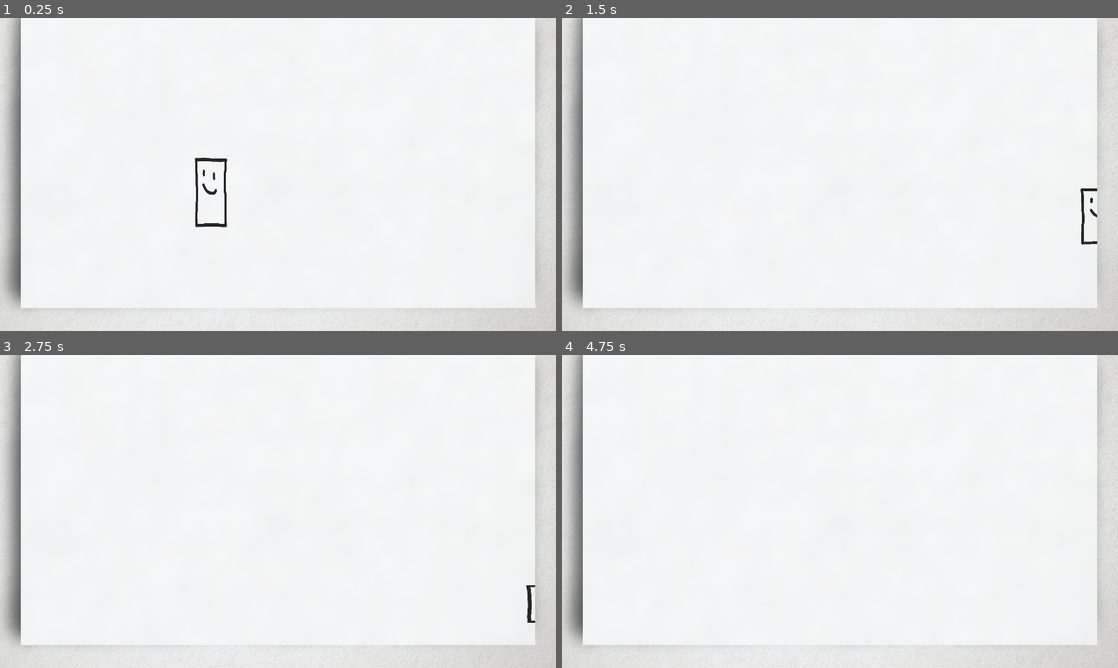
Above: before the commit, frames 1-4 (two rows, left to right).
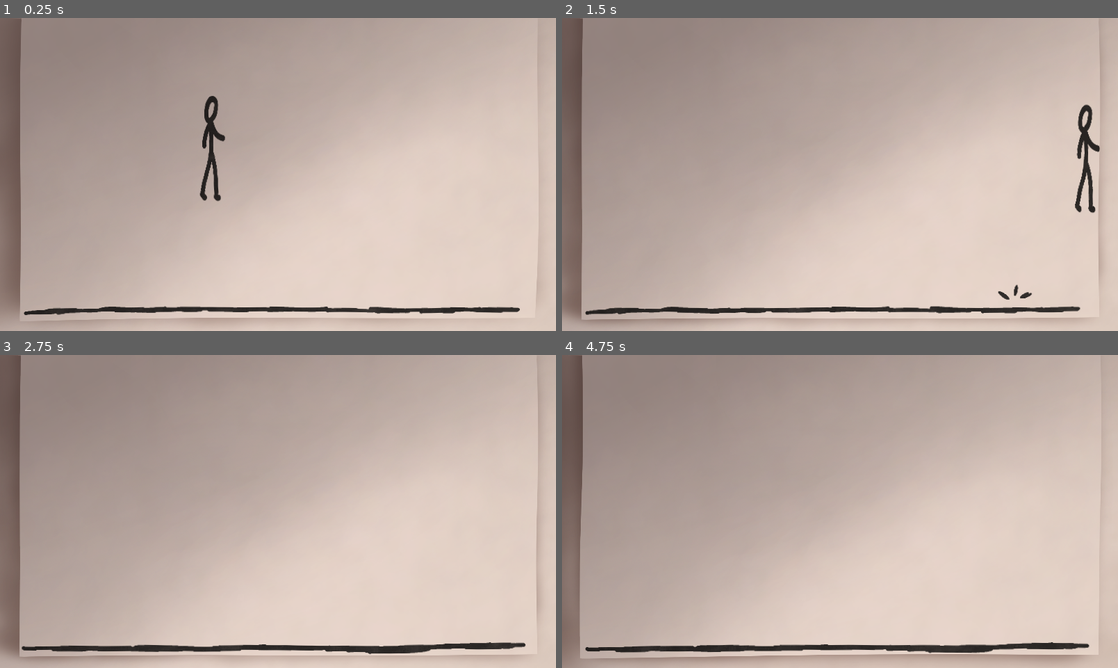
Above: after the commit, the same moments.

Repository: TheMammothManRemastered/unaboidable
Game: Godot game, scene res://world/world.tscn
The game is run twice, just before and just after one commit, with the same random seed, the same clock (stepped at 60 frames per second) and the same inputs. Before the commit the project starts from res://world.tscn.
Inputs:
- Up to frame 1 (0.25 s): no input
- Up to frame 2 (1.5 s): hold C (jump) 0.53-1.28 s; hold Right (move_right) from 0.53 s (still down); tap C (jump) at 1.35 s
- Up to frame 3 (2.75 s): tap C (jump) at 1.52, 1.82 s; release Right (move_right) at 2.03 s; hold Left (move_left) from 2.03 s (still down); hold C (jump) from 2.03 s (still down)
- Up to frame 4 (4.75 s): release Left (move_left) at 2.78 s; release C (jump) at 2.78 s; hold Right (move_right) 2.78-4.28 s; tap C (jump) at 2.85, 3.02, 3.32, 4.35, 4.52 s; hold C (jump) 3.53-4.28 s; hold Left (move_left) from 4.28 s (still down)

The runs differ from the first frame. In frame 1, 98% of the frame differs, in the area x 0-100%, y 0-100%; in frame 2, 98%; in frame 3, 98%; in frame 4, 99%.

Commit message:
Basic art finished

Diff:
--- /dev/null
+++ b/art/lighting_overlay.gd
@@ -0,0 +1,11 @@
+extends TextureRect
+
+@onready var base_position := position
+
+func _process(delta: float) -> void:
+	if Engine.get_frames_drawn() % 4 == 0:
+		random_move()
+
+func random_move() -> void:
+	position = Vector2(randf_range(-1, 1), randf_range(-1, 1)) * 20 + base_position
+	rotation_degrees = randf_range(-1, 1) * 2
--- /dev/null
+++ b/art/marker.gdshader
@@ -0,0 +1,20 @@
+shader_type canvas_item;
+
+uniform float noise_scale;
+uniform sampler2D noise_texture : repeat_enable;
+uniform sampler2D screen_texture : hint_screen_texture;
+uniform sampler2D marker_texture : repeat_enable;
+
+void fragment() {
+	vec2 noise_uv = SCREEN_UV;
+	noise_uv.x += round(TIME * 6.0) * 1.383; // 8 is fps, 1.383 is a random number to sample different points each integer multiple
+	vec2 noise = texture(noise_texture, noise_uv).rg; // sample noise
+	noise = (noise - 0.5) * 2.0; // remap to -1 to +1
+	noise *= noise_scale;
+	vec2 uv = SCREEN_UV + noise;
+
+	float a = texture(screen_texture, uv).a;
+	COLOR.a = a;
+	COLOR.rgb = texture(marker_texture, uv * 4.0).rgb;
+	//COLOR = texture(screen_texture, SCREEN_UV);
+}
--- a/art/wobble.gdshader
+++ /dev/null
@@ -1,17 +0,0 @@
-shader_type canvas_item;
-
-uniform sampler2D screen_texture : hint_screen_texture;
-
-void vertex() {
-	// Called for every vertex the material is visible on.
-}
-
-void fragment() {
-	COLOR = texture(screen_texture, SCREEN_UV);
-	// Called for every pixel the material is visible on.
-}
-
-//void light() {
-	// Called for every pixel for every light affecting the CanvasItem.
-	// Uncomment to replace the default light processing function with this one.
-//}
--- a/bg_rand.gd
+++ /dev/null
@@ -1,6 +0,0 @@
-extends Sprite2D
-
-func _process(delta: float) -> void:
-	position = Vector2(randf_range(-1, 1), randf_range(-1, 1))
-	position += Vector2(550, 300)
-	rotation_degrees = randf_range(-1, 1) * .2
--- a/icon.svg
+++ /dev/null
@@ -1 +0,0 @@
-<svg xmlns="http://www.w3.org/2000/svg" width="128" height="128"><rect width="124" height="124" x="2" y="2" fill="#363d52" stroke="#212532" stroke-width="4" rx="14"/><g fill="#fff" transform="translate(12.322 12.322)scale(.101)"><path d="M105 673v33q407 354 814 0v-33z"/><path fill="#478cbf" d="m105 673 152 14q12 1 15 14l4 67 132 10 8-61q2-11 15-15h162q13 4 15 15l8 61 132-10 4-67q3-13 15-14l152-14V427q30-39 56-81-35-59-83-108-43 20-82 47-40-37-88-64 7-51 8-102-59-28-123-42-26 43-46 89-49-7-98 0-20-46-46-89-64 14-123 42 1 51 8 102-48 27-88 64-39-27-82-47-48 49-83 108 26 42 56 81zm0 33v39c0 276 813 276 814 0v-39l-134 12-5 69q-2 10-14 13l-162 11q-12 0-16-11l-10-65H446l-10 65q-4 11-16 11l-162-11q-12-3-14-13l-5-69z"/><path d="M483 600c0 34 58 34 58 0v-86c0-34-58-34-58 0z"/><circle cx="725" cy="526" r="90"/><circle cx="299" cy="526" r="90"/></g><g fill="#414042" transform="translate(12.322 12.322)scale(.101)"><circle cx="307" cy="532" r="60"/><circle cx="717" cy="532" r="60"/></g></svg>
--- a/low_fps.gd
+++ /dev/null
@@ -1,20 +0,0 @@
-extends Node
-
-@export var fps := 12.0
-
-func _ready() -> void:
-	Input.flush_buffered_events()
-
-	var timer = Timer.new()
-	timer.process_mode = Node.PROCESS_MODE_ALWAYS
-	timer.wait_time = 1.0 / fps
-	timer.timeout.connect(run_frame)
-	add_child(timer)
-	timer.start()
-
-	self.process_mode = Node.PROCESS_MODE_DISABLED
-
-func run_frame() -> void:
-	process_mode = PROCESS_MODE_INHERIT
-	await get_tree().process_frame
-	process_mode = PROCESS_MODE_DISABLED
--- a/player/player.gd
+++ b/player/player.gd
@@ -1,51 +1,79 @@
 extends CharacterBody2D
 
-const ACCEL := 7000.0
+##- Constants -##
+const ACCEL := 4000.0
 const MAX_WALK := 750.0
 const GROUND_DECEL := 6000.0
 const AIR_DECEL := 4000.0
+
 const GRAVITY_FAST   := 4080.0
 const GRAVITY_NORMAL := 2800.0
-const GRAVITY_SLOW   := 1600.0
-const JUMP_VELOCITY := -900.0
+
+const JUMP_MIN := 200.0
+const JUMP_MAX := 1300.0
+const JUMP_MAX_CHARGE_TIME := 0.3
+
 const SQUASH_FACTOR := 3000
 
+##- Instance Variables -##
+var jump_charge_time := 0.0
+var squish = 1.0
+var delayed_squish = squish
+var facing_direction := +1 ## -1 if facing left, +1 if facing right
+
+##- Nodes -##
 @onready var visuals: Node2D = $Visuals
+@onready var jump_particles: CPUParticles2D = $Node/CanvasGroup/JumpParticles
 
 func _physics_process(delta: float) -> void:
 	# Add the gravity.
 	if not is_on_floor():
-		var gravity
-		if Input.is_action_pressed("jump"):
-			gravity = GRAVITY_SLOW
-		elif Input.is_action_pressed("move_down"):
-			gravity = GRAVITY_FAST
-		else: gravity = GRAVITY_NORMAL
-
+		var gravity = GRAVITY_FAST if Input.is_action_pressed("move_down") else GRAVITY_NORMAL
 		velocity.y += gravity * delta
 
 	# Handle jump.
-	if Input.is_action_just_pressed("jump") and is_on_floor():
-		jump()
+	# 	- jump release
+	if Input.is_action_just_released("jump") and is_on_floor():
+		var jump_progress = min(jump_charge_time / JUMP_MAX_CHARGE_TIME, 1.0)
+		var jump_force = lerp(JUMP_MIN, JUMP_MAX, jump_progress)
+		velocity.y = -jump_force
+		jump_particles.global_position = self.global_position
+		jump_particles.restart()
+
+	# 	- jump charge
+	if Input.is_action_pressed("jump") and is_on_floor():
+		jump_charge_time += delta
+		var jump_progress = min(jump_charge_time / JUMP_MAX_CHARGE_TIME, 1.0)
+		squish = lerp(1.0, 0.7, jump_progress)
+	else:
+		jump_charge_time = 0.0
+		if is_on_floor(): squish = 1.0
 
 	# Get the input direction and handle the movement/deceleration.
 	var direction := Input.get_axis("move_left", "move_right")
 	if direction != 0:
-		if is_on_floor() and sign(velocity.x) != sign(direction): velocity.x *= -1
+		# instant reverse
+		if is_on_floor() and not Input.is_action_pressed("jump"):
+			if sign(velocity.x) != sign(direction): velocity.x *= -1
+
 		velocity.x = move_toward(velocity.x, direction * MAX_WALK, ACCEL * delta)
 	else:
 		var decel = GROUND_DECEL if is_on_floor() else AIR_DECEL
 		velocity.x = move_toward(velocity.x, 0, decel * delta)
 
+	# facing direction
+	if is_on_floor():
+		if velocity.x < 0: facing_direction = -1
+		elif velocity.x > 0: facing_direction = +1
+
 	# squash and stretch
-	if abs(velocity.y) > abs(velocity.x):
-		visuals.scale.y = 1 + abs(velocity.y - velocity.x) / SQUASH_FACTOR
-		visuals.scale.x = 1.0 / visuals.scale.y
-	else:
-		visuals.scale.x = 1 + abs(velocity.x - velocity.y) / SQUASH_FACTOR
-		visuals.scale.y = 1.0 / visuals.scale.x
+	if not is_on_floor():
+		squish = 1 + abs(velocity.y) / 3000
+
+	delayed_squish = move_toward(delayed_squish, squish, 5.0 * delta)
+
+	visuals.scale.y = delayed_squish
+	visuals.scale.x = 1 / delayed_squish
+	visuals.scale.x *= facing_direction
 
 	move_and_slide()
-
-func jump() -> void:
-	velocity.y = JUMP_VELOCITY
--- a/player/player.tscn
+++ b/player/player.tscn
@@ -1,26 +1,82 @@
-[gd_scene load_steps=6 format=3 uid="uid://bd52wxgkn7xto"]
+[gd_scene load_steps=13 format=3 uid="uid://bd52wxgkn7xto"]
 
 [ext_resource type="Script" path="res://player/player.gd" id="1_qpvai"]
-[ext_resource type="Texture2D" uid="uid://cjfyjg6kacc85" path="res://player/player_test.png" id="2_5twh4"]
-[ext_resource type="Shader" path="res://art/wobble.gdshader" id="2_k7hww"]
+[ext_resource type="Shader" path="res://art/marker.gdshader" id="2_k7hww"]
+[ext_resource type="Texture2D" uid="uid://bagnkt67v3352" path="res://art/marker_texture_black.png" id="3_8mfqh"]
+[ext_resource type="Texture2D" uid="uid://dkh2girwy5yux" path="res://player/sprites/player_full_reference.png" id="4_fhymh"]
 
 [sub_resource type="RectangleShape2D" id="RectangleShape2D_65lrr"]
-size = Vector2(84, 124)
+size = Vector2(96, 173)
 
-[sub_resource type="ShaderMaterial" id="ShaderMaterial_2l4cw"]
+[sub_resource type="FastNoiseLite" id="FastNoiseLite_q35dp"]
+frequency = 0.0051
+
+[sub_resource type="NoiseTexture2D" id="NoiseTexture2D_ai8ok"]
+seamless = true
+noise = SubResource("FastNoiseLite_q35dp")
+
+[sub_resource type="ShaderMaterial" id="ShaderMaterial_re8hb"]
 shader = ExtResource("2_k7hww")
+shader_parameter/noise_scale = 0.003
+shader_parameter/noise_texture = SubResource("NoiseTexture2D_ai8ok")
+shader_parameter/marker_texture = ExtResource("3_8mfqh")
+
+[sub_resource type="Gradient" id="Gradient_s7c5y"]
+offsets = PackedFloat32Array(0, 0.943662, 1)
+colors = PackedColorArray(0, 0, 0, 1, 0, 0, 0, 1, 0, 0, 0, 0)
+
+[sub_resource type="GradientTexture2D" id="GradientTexture2D_kspvi"]
+gradient = SubResource("Gradient_s7c5y")
+fill = 1
+fill_from = Vector2(0.5, 0.5)
+fill_to = Vector2(1, 0.393204)
+
+[sub_resource type="Curve" id="Curve_b0aqu"]
+_data = [Vector2(0, 0.274725), 0.0, 0.0, 0, 0]
+point_count = 1
+
+[sub_resource type="Curve" id="Curve_cm0hu"]
+_data = [Vector2(0, 1), 0.0, 0.0, 0, 0, Vector2(1, 0), 0.0, 0.0, 0, 0]
+point_count = 2
 
 [node name="Player" type="CharacterBody2D"]
 script = ExtResource("1_qpvai")
 
 [node name="CollisionShape2D" type="CollisionShape2D" parent="."]
+position = Vector2(0, -79.5)
 shape = SubResource("RectangleShape2D_65lrr")
 
 [node name="Visuals" type="Node2D" parent="."]
 
 [node name="CanvasGroup" type="CanvasGroup" parent="Visuals"]
-material = SubResource("ShaderMaterial_2l4cw")
+material = SubResource("ShaderMaterial_re8hb")
 
 [node name="Sprite2D" type="Sprite2D" parent="Visuals/CanvasGroup"]
-scale = Vector2(0.519774, 0.519774)
-texture = ExtResource("2_5twh4")
+position = Vector2(-23, -93)
+scale = Vector2(0.43957, 0.43957)
+texture = ExtResource("4_fhymh")
+
+[node name="Node" type="Node" parent="."]
+
+[node name="CanvasGroup" type="CanvasGroup" parent="Node"]
+material = SubResource("ShaderMaterial_re8hb")
+
+[node name="JumpParticles" type="CPUParticles2D" parent="Node/CanvasGroup"]
+emitting = false
+amount = 4
+lifetime = 0.4
+one_shot = true
+explosiveness = 1.0
+fixed_fps = 12
+texture = SubResource("GradientTexture2D_kspvi")
+particle_flag_align_y = true
+direction = Vector2(0, -1)
+spread = 55.91
+gravity = Vector2(0, 900)
+initial_velocity_min = 191.92
+initial_velocity_max = 292.93
+scale_amount_min = 0.3
+scale_amount_max = 0.5
+split_scale = true
+scale_curve_x = SubResource("Curve_b0aqu")
+scale_curve_y = SubResource("Curve_cm0hu")
--- a/project.godot
+++ b/project.godot
@@ -11,10 +11,9 @@
 [application]
 
 config/name="unaBOIDable"
-run/main_scene="res://world.tscn"
+run/main_scene="res://world/world.tscn"
 config/features=PackedStringArray("4.3", "Forward Plus")
 run/max_fps=24
-config/icon="res://icon.svg"
 
 [display]
 
@@ -23,7 +22,8 @@
 [file_customization]
 
 folder_colors={
-"res://player/": "blue"
+"res://player/": "blue",
+"res://world/": "yellow"
 }
 
 [input]
--- a/world.tscn
+++ /dev/null
@@ -1,36 +0,0 @@
-[gd_scene load_steps=6 format=3 uid="uid://btmg41ucp5akp"]
-
-[ext_resource type="Texture2D" uid="uid://ckmk0u2ts2ett" path="res://art/paper_bg.png" id="1_cee4y"]
-[ext_resource type="PackedScene" uid="uid://bd52wxgkn7xto" path="res://player/player.tscn" id="1_f4rsa"]
-[ext_resource type="Script" path="res://bg_rand.gd" id="2_31loy"]
-[ext_resource type="Texture2D" uid="uid://4cm83li2agbv" path="res://art/bg_border.png" id="3_elhu2"]
-
-[sub_resource type="WorldBoundaryShape2D" id="WorldBoundaryShape2D_pybsb"]
-
-[node name="World" type="Node2D"]
-
-[node name="PaperBg" type="Sprite2D" parent="."]
-texture = ExtResource("1_cee4y")
-script = ExtResource("2_31loy")
-
-[node name="Floor" type="StaticBody2D" parent="."]
-position = Vector2(568, 602)
-
-[node name="CollisionShape2D" type="CollisionShape2D" parent="Floor"]
-shape = SubResource("WorldBoundaryShape2D_pybsb")
-
-[node name="Player" parent="." instance=ExtResource("1_f4rsa")]
-position = Vector2(437, 269)
-
-[node name="Timer" type="Timer" parent="."]
-
-[node name="CanvasLayer" type="CanvasLayer" parent="."]
-
-[node name="TextureRect" type="TextureRect" parent="CanvasLayer"]
-anchors_preset = 15
-anchor_right = 1.0
-anchor_bottom = 1.0
-grow_horizontal = 2
-grow_vertical = 2
-texture = ExtResource("3_elhu2")
-expand_mode = 1
--- /dev/null
+++ b/world/world.tscn
@@ -0,0 +1,126 @@
+[gd_scene load_steps=21 format=3 uid="uid://btmg41ucp5akp"]
+
+[ext_resource type="Texture2D" uid="uid://ckmk0u2ts2ett" path="res://art/paper_bg.png" id="1_flfn5"]
+[ext_resource type="Shader" path="res://art/marker.gdshader" id="2_pylqc"]
+[ext_resource type="Texture2D" uid="uid://bagnkt67v3352" path="res://art/marker_texture_black.png" id="3_j3mcp"]
+[ext_resource type="Texture2D" uid="uid://bnbsv7xt2soxi" path="res://world/floor.png" id="4_dxxqf"]
+[ext_resource type="PackedScene" uid="uid://bd52wxgkn7xto" path="res://player/player.tscn" id="5_o3l85"]
+[ext_resource type="Texture2D" uid="uid://4cm83li2agbv" path="res://art/bg_border1.png" id="6_mrhn8"]
+[ext_resource type="Texture2D" uid="uid://y53hj5to4p3l" path="res://art/bg_border2.png" id="7_iaibe"]
+[ext_resource type="Texture2D" uid="uid://cwhbasrqf4vqk" path="res://art/bg_border3.png" id="8_su2u6"]
+[ext_resource type="Texture2D" uid="uid://bqetlawthccqm" path="res://art/lighting_overlay.png" id="9_7ulir"]
+[ext_resource type="Script" path="res://art/lighting_overlay.gd" id="10_pxwgn"]
+
+[sub_resource type="WorldBoundaryShape2D" id="WorldBoundaryShape2D_pybsb"]
+
+[sub_resource type="FastNoiseLite" id="FastNoiseLite_q35dp"]
+frequency = 0.0051
+
+[sub_resource type="NoiseTexture2D" id="NoiseTexture2D_ai8ok"]
+seamless = true
+noise = SubResource("FastNoiseLite_q35dp")
+
+[sub_resource type="ShaderMaterial" id="ShaderMaterial_re8hb"]
+shader = ExtResource("2_pylqc")
+shader_parameter/noise_scale = 0.003
+shader_parameter/noise_texture = SubResource("NoiseTexture2D_ai8ok")
+shader_parameter/marker_texture = ExtResource("3_j3mcp")
+
+[sub_resource type="AtlasTexture" id="AtlasTexture_28dom"]
+atlas = ExtResource("4_dxxqf")
+region = Rect2(0, 0, 1908, 97)
+
+[sub_resource type="AtlasTexture" id="AtlasTexture_psukg"]
+atlas = ExtResource("4_dxxqf")
+region = Rect2(0, 97, 1908, 97)
+
+[sub_resource type="SpriteFrames" id="SpriteFrames_65bqn"]
+animations = [{
+"frames": [{
+"duration": 1.0,
+"texture": SubResource("AtlasTexture_28dom")
+}, {
+"duration": 1.0,
+"texture": SubResource("AtlasTexture_psukg")
+}],
+"loop": true,
+"name": &"default",
+"speed": 6.0
+}]
+
+[sub_resource type="AtlasTexture" id="AtlasTexture_lchyn"]
+atlas = ExtResource("6_mrhn8")
+region = Rect2(0, 0, 1944, 1296)
+
+[sub_resource type="SpriteFrames" id="SpriteFrames_f1sw8"]
+animations = [{
+"frames": [{
+"duration": 1.0,
+"texture": SubResource("AtlasTexture_lchyn")
+}, {
+"duration": 1.0,
+"texture": ExtResource("7_iaibe")
+}, {
+"duration": 1.0,
+"texture": ExtResource("8_su2u6")
+}],
+"loop": true,
+"name": &"default",
+"speed": 5.0
+}]
+
+[sub_resource type="CanvasItemMaterial" id="CanvasItemMaterial_eflm1"]
+blend_mode = 3
+
+[node name="World" type="Node2D"]
+
+[node name="PaperBg" type="Sprite2D" parent="."]
+position = Vector2(525, 288)
+texture = ExtResource("1_flfn5")
+
+[node name="Floor" type="StaticBody2D" parent="."]
+position = Vector2(568, 602)
+
+[node name="CollisionShape2D" type="CollisionShape2D" parent="Floor"]
+shape = SubResource("WorldBoundaryShape2D_pybsb")
+
+[node name="CanvasGroup" type="CanvasGroup" parent="."]
+material = SubResource("ShaderMaterial_re8hb")
+position = Vector2(681, 370)
+
+[node name="Floor" type="AnimatedSprite2D" parent="CanvasGroup"]
+position = Vector2(-118, 234)
+scale = Vector2(0.558021, 0.558021)
+sprite_frames = SubResource("SpriteFrames_65bqn")
+autoplay = "default"
+frame_progress = 0.203264
+
+[node name="Player" parent="." instance=ExtResource("5_o3l85")]
+position = Vector2(437, 269)
+
+[node name="Timer" type="Timer" parent="."]
+
+[node name="CanvasLayer" type="CanvasLayer" parent="."]
+
+[node name="PaperBorders" type="AnimatedSprite2D" parent="CanvasLayer"]
+scale = Vector2(0.592513, 0.499655)
+sprite_frames = SubResource("SpriteFrames_f1sw8")
+autoplay = "default"
+frame_progress = 0.612936
+centered = false
+
+[node name="LightingOverlay" type="TextureRect" parent="CanvasLayer"]
+material = SubResource("CanvasItemMaterial_eflm1")
+anchors_preset = 15
+anchor_right = 1.0
+anchor_bottom = 1.0
+offset_left = -453.0
+offset_top = -255.0
+offset_right = 454.0
+offset_bottom = 255.0
+grow_horizontal = 2
+grow_vertical = 2
+pivot_offset = Vector2(1000, 600)
+texture = ExtResource("9_7ulir")
+expand_mode = 1
+script = ExtResource("10_pxwgn")
Binary file removed: art/bg_border.png
Binary file added: art/bg_border1.png
Not shown, added: art/bg_border1.png.import
Binary file added: art/bg_border2.png
Not shown, changed: art/bg_border2.png.import
Binary file added: art/bg_border3.png
Not shown, added: art/bg_border3.png.import
Binary file added: art/lighting_overlay.png
Not shown, added: art/lighting_overlay.png.import
Binary file added: art/marker_texture.png
Not shown, added: art/marker_texture.png.import
Binary file added: art/marker_texture_black.png
(and 8 more such lines)
